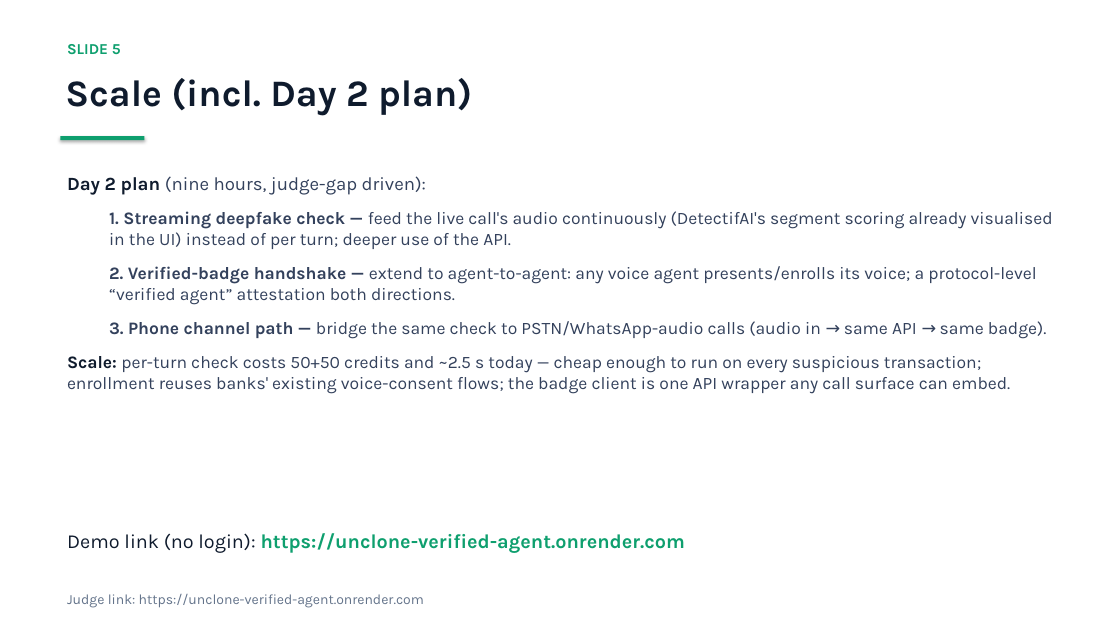
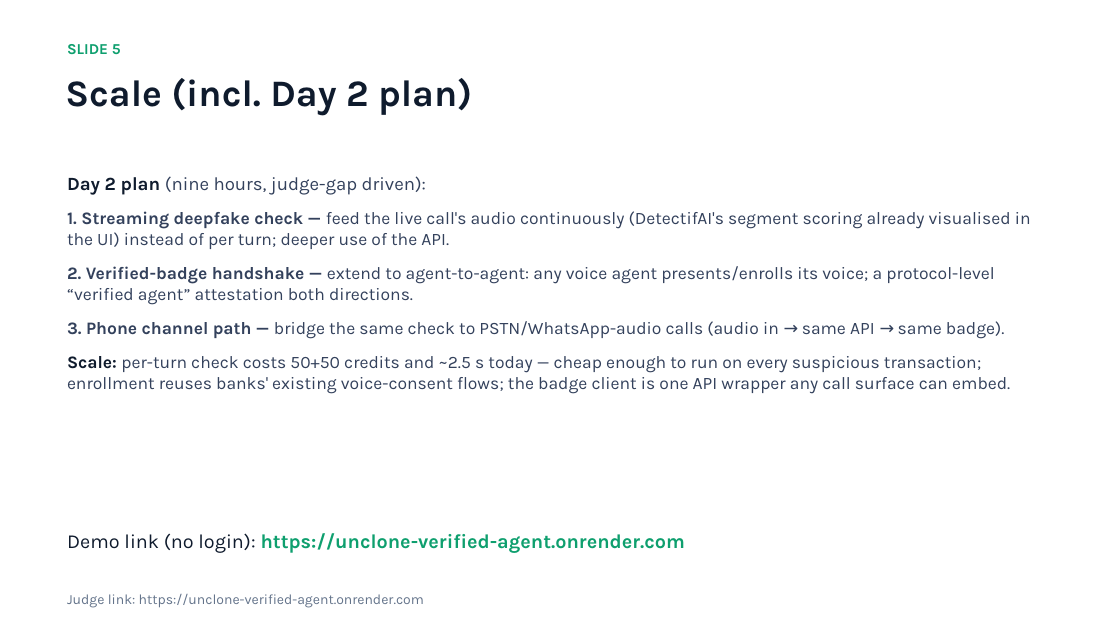
Before and after one commit to Lion4467cat/verified-agent-badge, a slide deck: slide 8 of Team-39-Gokula-verified-agent-badge.pptx (slide 7 before the commit). Drawn at 1120x630 pixels with LibreOffice and Linux fonts; fonts in the diff are those of the drawing. Boxes give left, top, right and bottom in pixels: in the first picture for what was removed or moved away, otherwise in the second. Text is boxed around its words. In the diff, an @@ line names an element or a change of style, - is before the commit and + after.

```diff
--- a/Team-39-Gokula-verified-agent-badge.pptx
+++ b/Team-39-Gokula-verified-agent-badge.pptx
@@ rectangle removed at <box>0,0,1120,630</box> @@
@@ rectangle removed at <box>60,136,145,140</box> @@
@@ text at <box>67,211,1031,339</box>: indent changed @@
```
Also in this commit, not shown: 12 other slides changed, 1 slide added, 27 other files.
